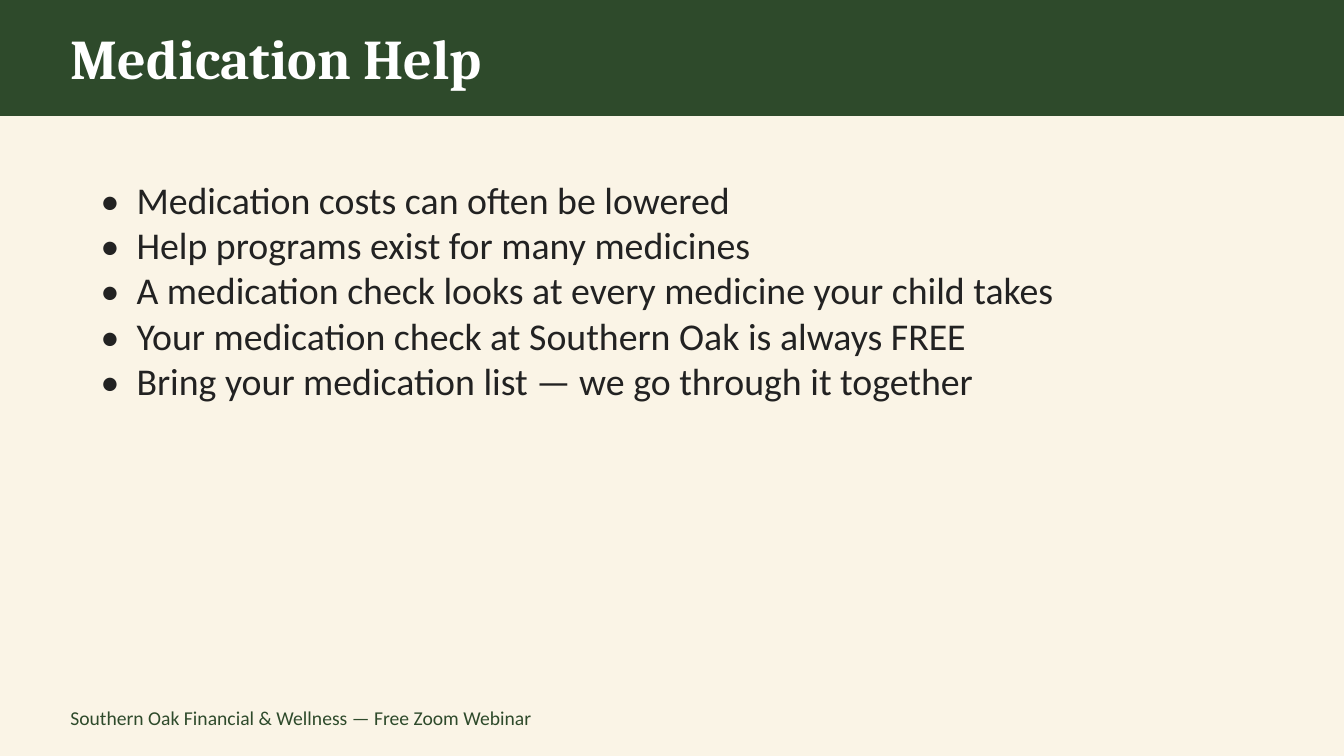
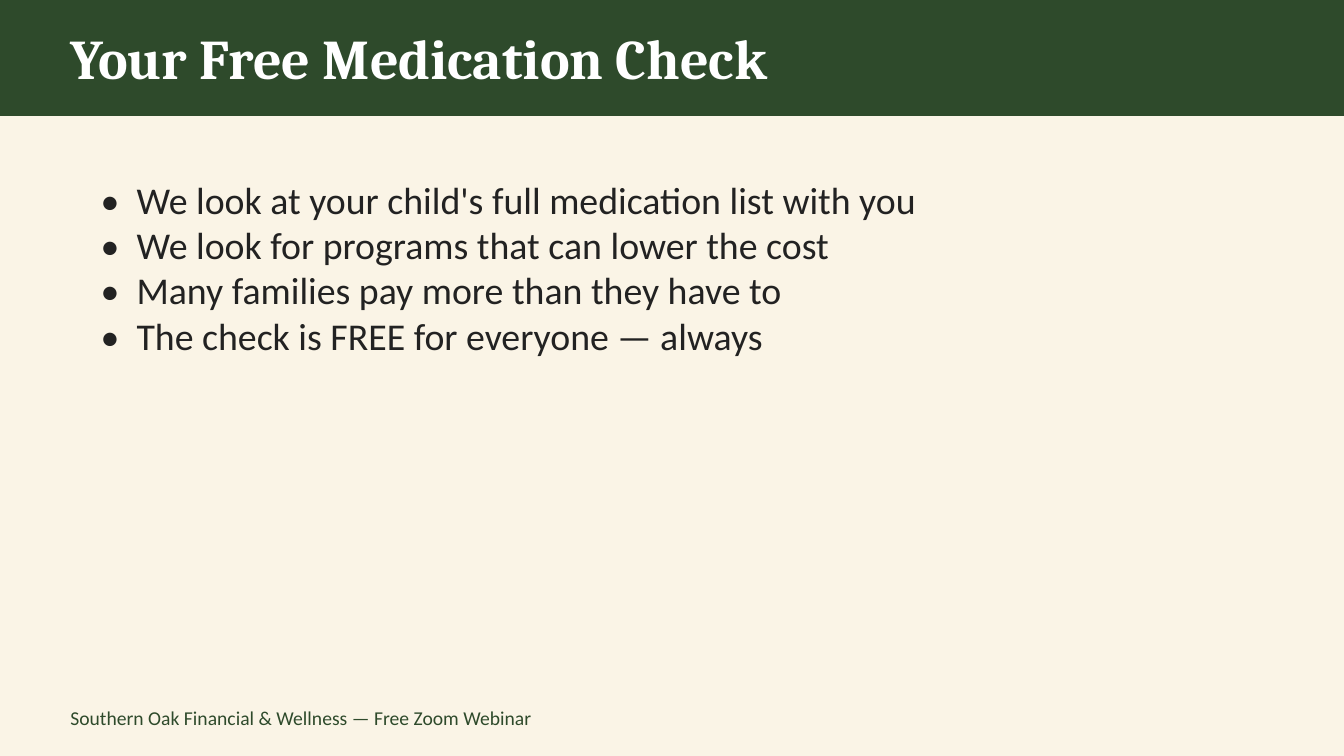
Before and after one commit to southernoakfw-ja/southernoakfw-ja.github.io, a slide deck: slide 6 of assets/Caregiver-Webinar-Nov13.pptx (slide 8 before the commit). Drawn at 1344x756 pixels with LibreOffice and Linux fonts; fonts in the diff are those of the drawing. Boxes give left, top, right and bottom in pixels: in the first picture for what was removed or moved away, otherwise in the second. Text is boxed around its words. In the diff, an @@ line names an element or a change of style, - is before the commit and + after.

```diff
--- a/assets/Caregiver-Webinar-Nov13.pptx
+++ b/assets/Caregiver-Webinar-Nov13.pptx
@@ text at (x1=70, y1=40, x2=767, y2=80): text changed @@
-Medication Help
+Your Free Medication Check
@@ text at (x1=137, y1=187, x2=915, y2=356): text changed @@
-• Medication costs can often be lowered
-• Help programs exist for many medicines
-• A medication check looks at every medicine your child takes
-• Your medication check at Southern Oak is always FREE
-• Bring your medication list — we go through it together
+• We look at your child's full medication list with you
+• We look for programs that can lower the cost
+• Many families pay more than they have to
+• The check is FREE for everyone — always
```
Also in this commit, not shown: 7 other slides changed, 3 slides added, 4 slides removed, 6 other files.
